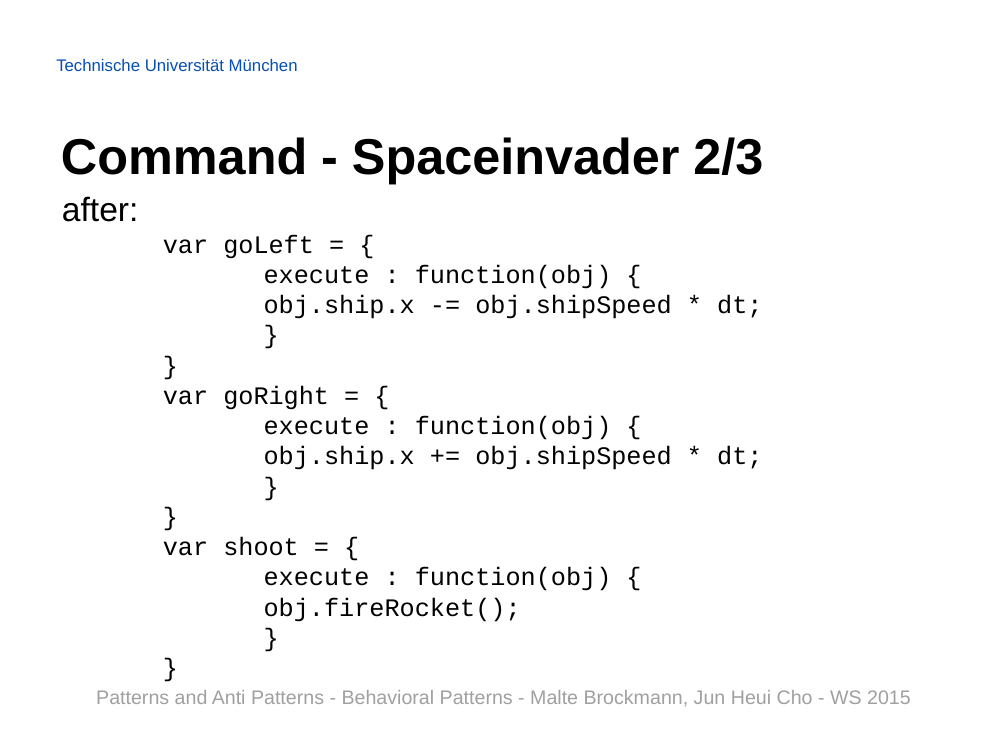
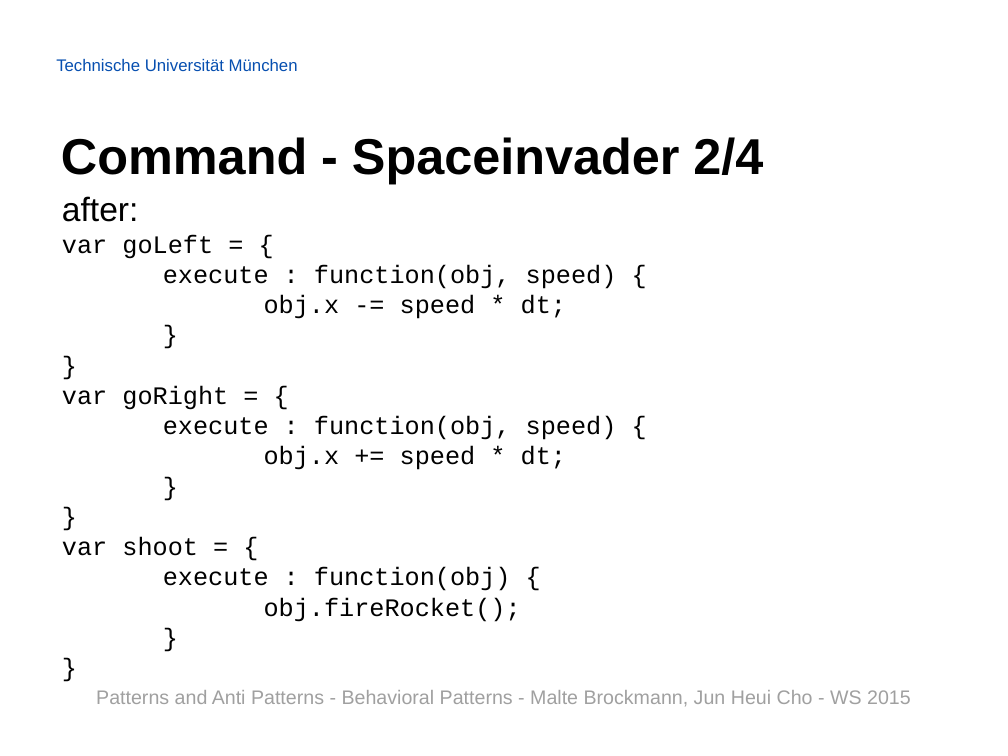
Before and after one commit to Painted6/Behavioral-design-patterns, a slide deck: slide 8 of Behavioral Patterns - JS Patterns and Anti Patterns.pptx. Drawn at 1008x756 pixels with LibreOffice and Linux fonts; fonts in the diff are those of the drawing; background and template pictures are left out. Boxes give left, top, right and bottom in pixels: in the first picture for what was removed or moved away, otherwise in the second. Text is boxed around its words. In the diff, an @@ line names an element or a change of style, - is before the commit and + after.

Commit message:
Extended command pattern; added pac man project; refactored pac man project with Observer pattern; edited presentation slides

```diff
--- a/Behavioral Patterns - JS Patterns and Anti Patterns.pptx
+++ b/Behavioral Patterns - JS Patterns and Anti Patterns.pptx
@@ title at bbox=[61, 137, 763, 184]: text changed @@
-Command - Spaceinvader 2/3
+Command - Spaceinvader 2/4
@@ text at bbox=[163, 264, 617, 319]: text changed @@
-execute : function(obj) {
-obj.ship.x -= obj.shipSpeed * dt;
+execute : function(obj, speed) {
+obj.x -= speed * dt;
@@ text at bbox=[163, 416, 617, 470]: text changed @@
-execute : function(obj) {
-obj.ship.x += obj.shipSpeed * dt;
+execute : function(obj, speed) {
+obj.x += speed * dt;
```
Also in this commit, not shown: 5 other slides changed, 8 slides added, 52 other files.
